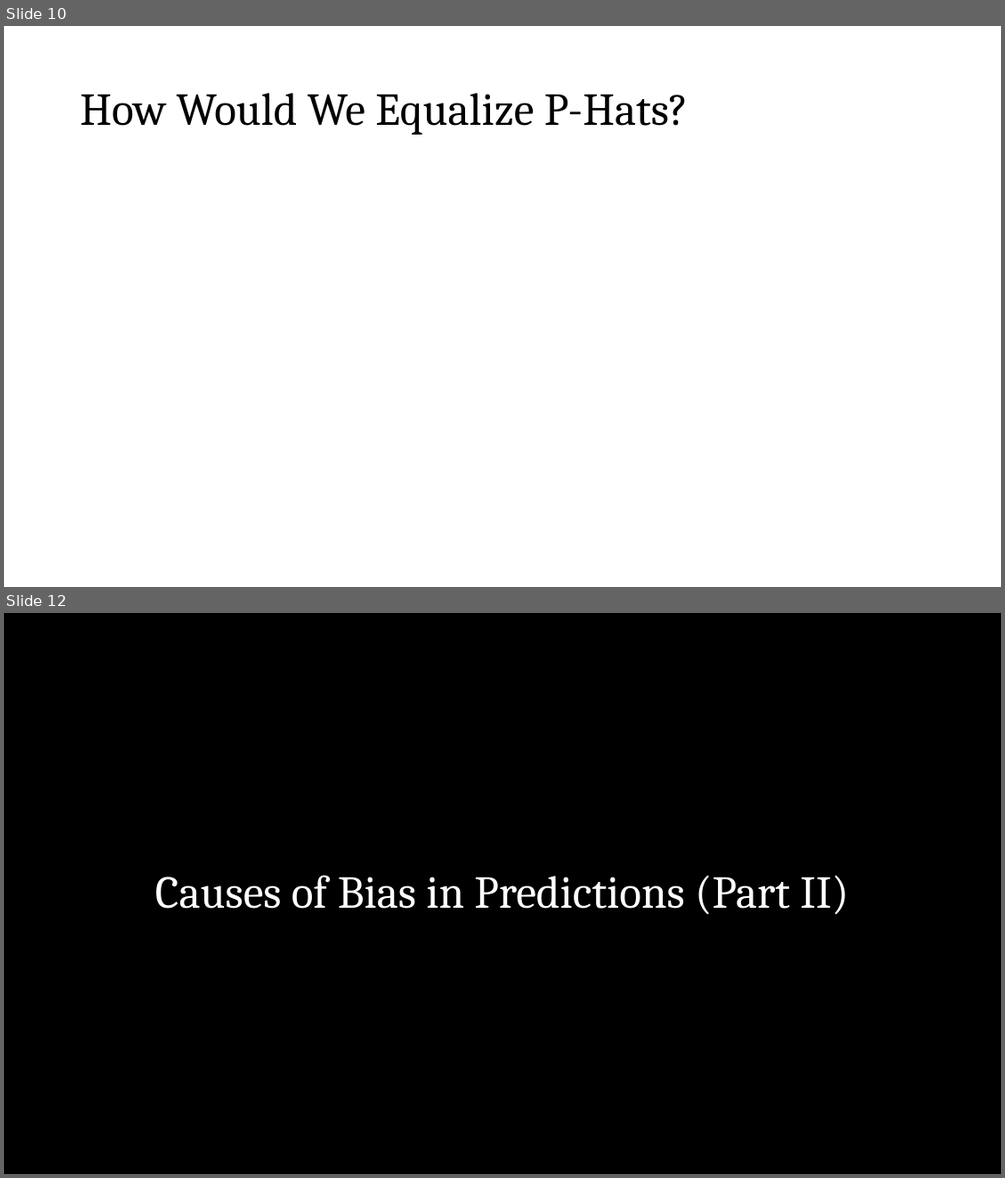
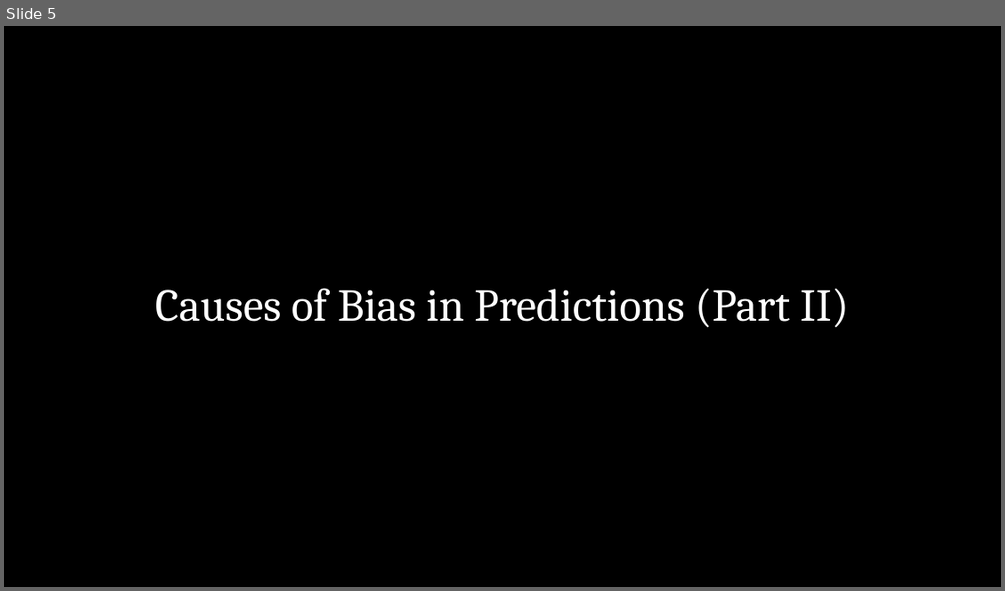
Before and after one commit to zjelveh/zjelveh.github.io, a slide deck: files/inst414_spring2026/lectures/lecture_12.pptx. Shown one above the other, each under a label of ours: slides 10 and 12 before the commit, slide 5 after it; the slides between them are not shown. The pictures are 1005x1178 and 1005x591 pixels, drawn with LibreOffice and Linux fonts; fonts in the diff are those of the drawing; grey boxes stand for pictures. Boxes give left, top, right and bottom in pixels: in the first picture for what was removed or moved away, otherwise in the second. Text is boxed around its words. In the diff, an @@ line names an element or a change of style, - is before the commit and + after.

```diff
--- a/files/inst414_spring2026/lectures/lecture_12.pptx
+++ b/files/inst414_spring2026/lectures/lecture_12.pptx
@@ slide 10 removed at bbox=[4, 26, 1001, 587], background #FFFFFF @@
@@ title removed at bbox=[80, 93, 688, 135] @@
-How Would We Equalize P-Hats?
@@ what was slide 12 is now slide 5 @@
```
Also in this commit, not shown: 10 slides changed, 6 slides added, 13 other slides removed, 1 other file.
